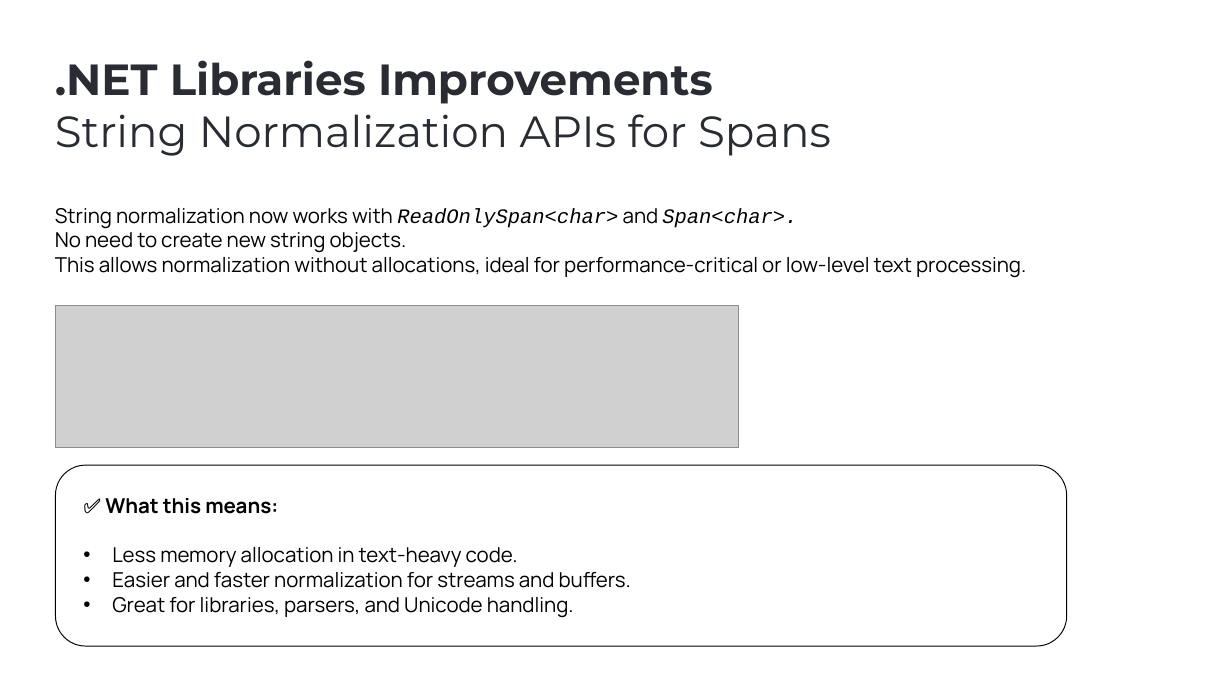
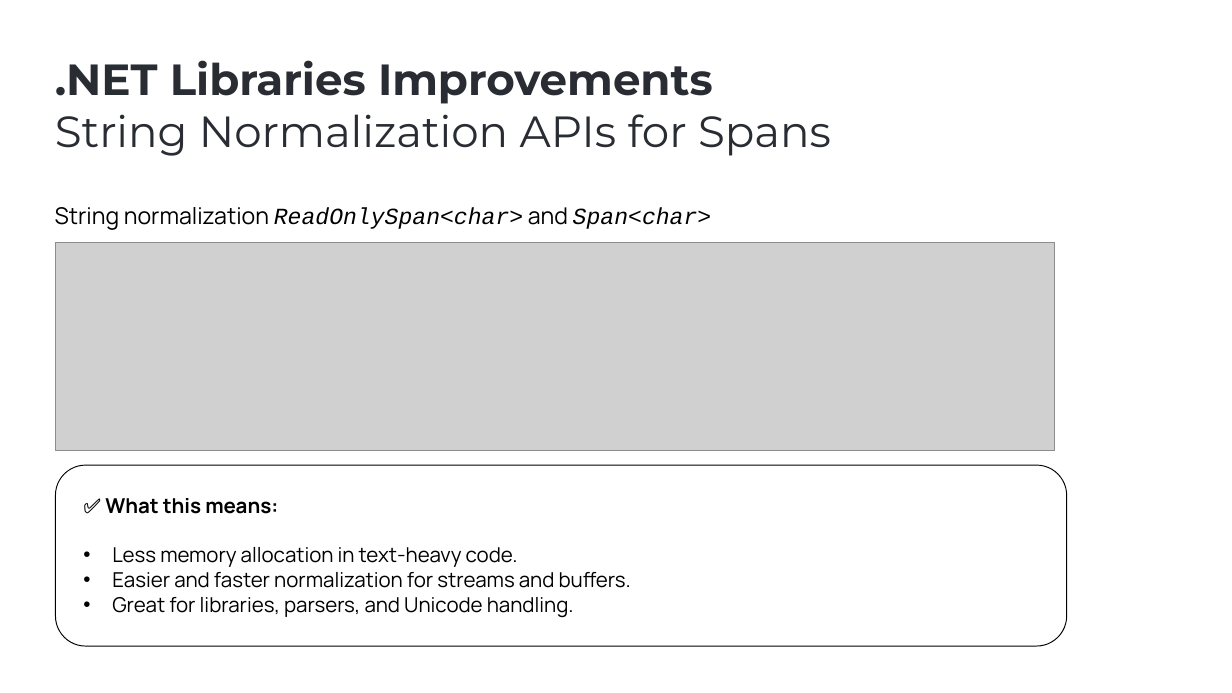
Before and after one commit to ebicoglu/presentations, a slide deck: slide 6 of abp-community-talks-2025.09.pptx (slide 7 before the commit). Drawn at 1232x693 pixels with LibreOffice and Linux fonts; fonts in the diff are those of the drawing; grey boxes stand for pictures; background and template pictures are left out. Boxes give left, top, right and bottom in pixels: in the first picture for what was removed or moved away, otherwise in the second. Text is boxed around its words. In the diff, an @@ line names an element or a change of style, - is before the commit and + after.

```diff
--- a/abp-community-talks-2025.09.pptx
+++ b/abp-community-talks-2025.09.pptx
@@ text at [55,207,712,230]: text changed; size 16 to 18 pt; font Manrope to Courier New; italic on @@
-String normalization now works with ReadOnlySpan<char> and Span<char>.
-No need to create new string objects.
-This allows normalization without allocations, ideal for performance-critical or low-level text processing.
+String normalization ReadOnlySpan<char> and Span<char>
@@ picture: place and size @@
-picture at [55,306,739,448]
+picture at [55,242,1055,451]
```
Also in this commit, not shown: 10 other slides changed, 1 slide removed.
